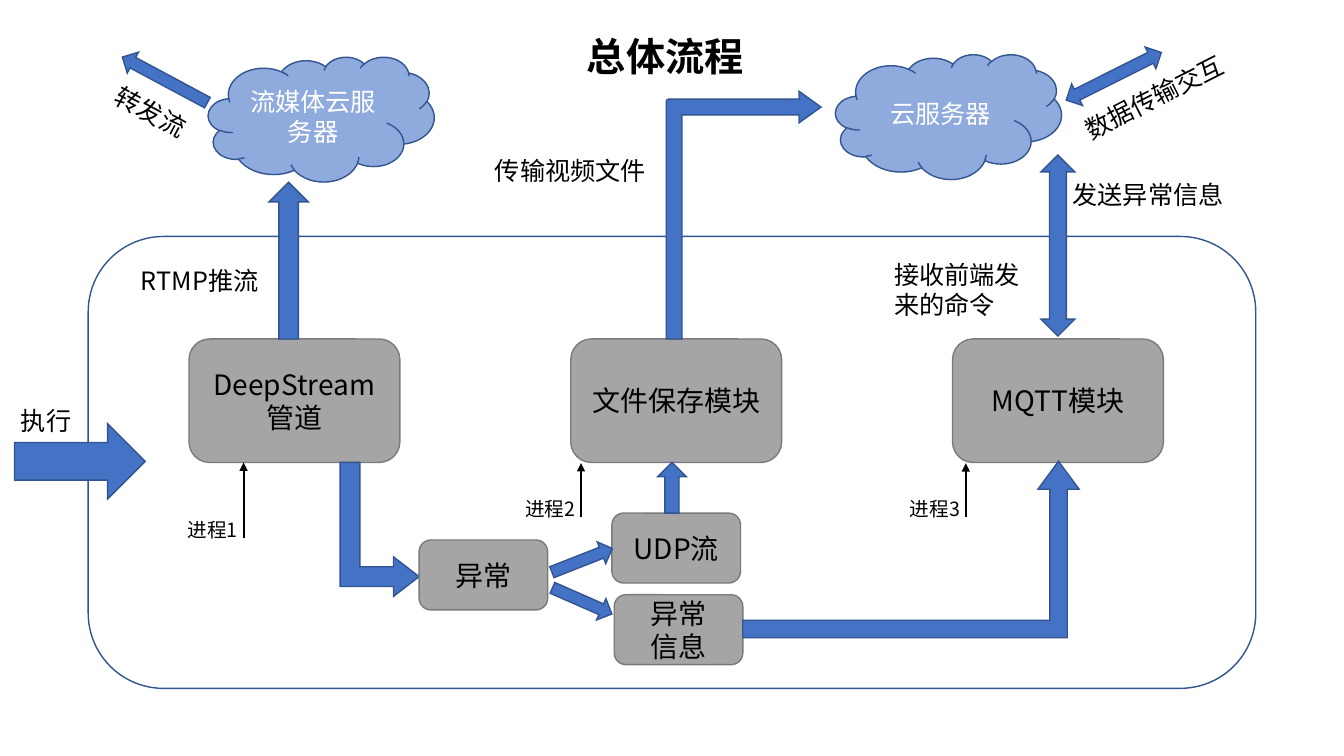
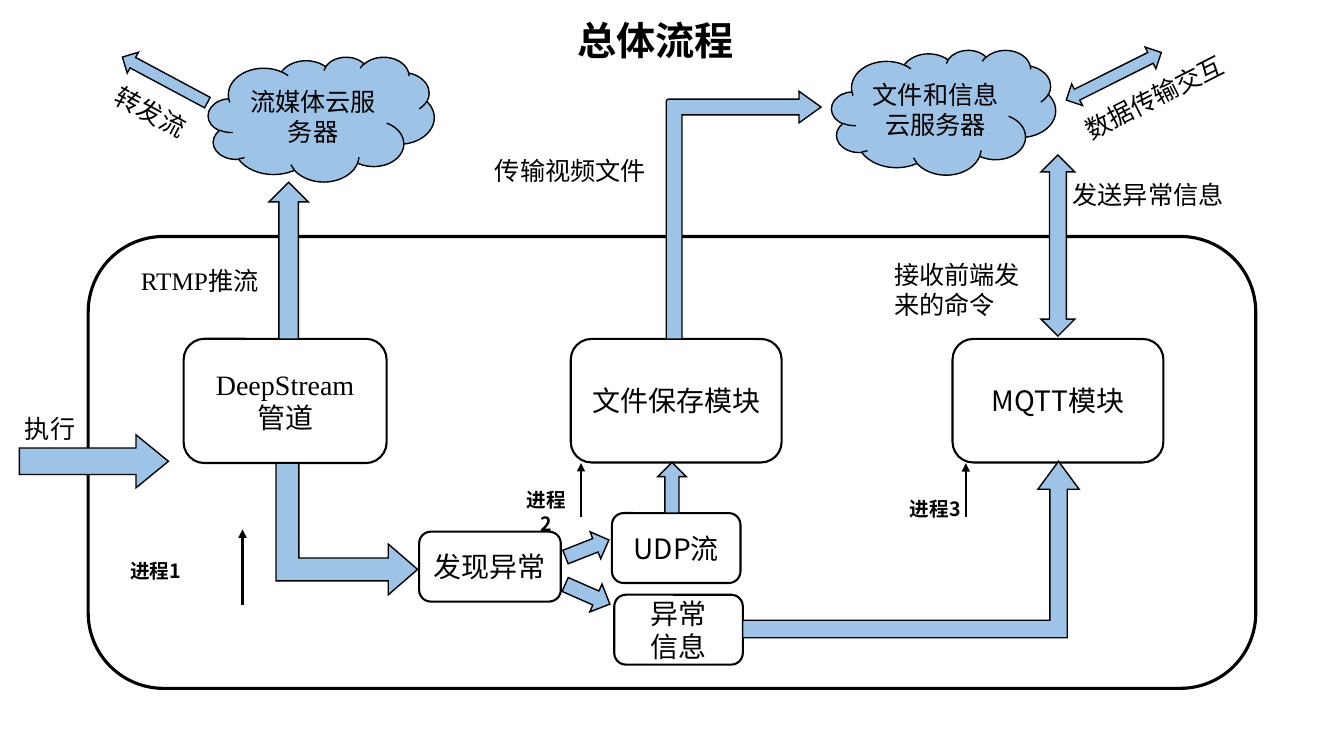
Before and after one commit to yurizzzzz/Nano-DeepsStream, a slide deck: slide 1 of document/项目流程图.pptx. Drawn at 1344x756 pixels with LibreOffice and Linux fonts; fonts in the diff are those of the drawing. Boxes give left, top, right and bottom in pixels: in the first picture for what was removed or moved away, otherwise in the second. Text is boxed around its words. In the diff, an @@ line names an element or a change of style, - is before the commit and + after.

```diff
--- a/document/项目流程图.pptx
+++ b/document/项目流程图.pptx
@@ text "总体流程" moved from (x1=587, y1=37, x2=744, y2=75) to (x1=577, y1=21, x2=734, y2=59) @@
@@ cloud "流媒体云服务器" at (x1=209, y1=56, x2=435, y2=181): text colour #FFFFFF to #000000; fill #8FAADC to #9DC3E6; outline #325491 1 pt to #000000 1 pt @@
@@ cloud "文件和信息云服务器" moved from (x1=836, y1=54, x2=1062, y2=179) to (x1=832, y1=50, x2=1056, y2=175) @@
@@ cloud "文件和信息云服务器" at (x1=832, y1=50, x2=1056, y2=175): fill #8FAADC to #9DC3E6; outline #325491 1 pt to #000000 1 pt @@
@@ text in cloud at (x1=873, y1=82, x2=999, y2=136): text changed; text colour #FFFFFF to #000000 @@
-云服务器
+文件和信息云服务器
@@ rounded rectangle at (x1=89, y1=237, x2=1256, y2=689): outline #325491 1 pt to #000000 2.25 pt @@
@@ text "RTMP推流" at (x1=141, y1=270, x2=259, y2=292): font Noto Sans CJK SC to Times New Roman in "RTMP推流" @@
@@ rounded rectangle "DeepStream" resized from (x1=190, y1=339, x2=400, y2=463) to (x1=184, y1=339, x2=386, y2=463) @@
@@ text in rounded rectangle at (x1=216, y1=376, x2=354, y2=400): font Noto Sans CJK SC to Times New Roman in "DeepStream" @@
@@ text "执行" moved from (x1=21, y1=408, x2=71, y2=432) to (x1=25, y1=416, x2=75, y2=440) @@
@@ text "执行" at (x1=25, y1=416, x2=75, y2=440): alignment left to centre @@
@@ right arrow resized from (x1=14, y1=423, x2=145, y2=499) to (x1=19, y1=435, x2=168, y2=488) @@
@@ right arrow at (x1=19, y1=435, x2=168, y2=488): fill #4472C4 to #9DC3E6; outline #325491 1 pt to #000000 1 pt; proportions changed @@
@@ bent up arrow at (x1=276, y1=463, x2=418, y2=595): fill #4472C4 to #9DC3E6; outline #325491 1 pt to #000000 1 pt; proportions changed @@
@@ bent up arrow resized from (x1=340, y1=462, x2=419, y2=596) to (x1=276, y1=463, x2=418, y2=595) @@
@@ text "进程2" moved from (x1=525, y1=500, x2=575, y2=518) to (x1=526, y1=490, x2=565, y2=533) @@
@@ text "进程2" at (x1=526, y1=490, x2=565, y2=533): bold on; alignment left to centre @@
@@ text "进程3" at (x1=910, y1=499, x2=961, y2=518): bold on @@
@@ arrow moved from (244, 537) - (244, 463) to (243, 605) - (243, 529) @@
@@ fill #A5A5A5 to none; outline #7A7A7A 1 pt to #000000 1.5 pt in 6 elements at (x1=571, y1=339, x2=781, y2=463), (x1=953, y1=339, x2=1164, y2=463), (x1=612, y1=513, x2=740, y2=583), (x1=614, y1=595, x2=742, y2=664), (x1=184, y1=339, x2=386, y2=463), (x1=419, y1=531, x2=562, y2=601) @@
@@ rounded rectangle "发现异常" resized from (x1=419, y1=540, x2=547, y2=610) to (x1=419, y1=531, x2=562, y2=601) @@
@@ fill #4472C4 to #9DC3E6; outline #325491 1 pt to #000000 1 pt in 9 elements at (x1=658, y1=463, x2=687, y2=513), (x1=743, y1=462, x2=1080, y2=638), (x1=666, y1=92, x2=822, y2=340), (x1=1042, y1=155, x2=1075, y2=337), (x1=269, y1=182, x2=309, y2=339), (x1=117, y1=46, x2=214, y2=113), (x1=1061, y1=42, x2=1167, y2=111), (x1=560, y1=570, x2=616, y2=617), (x1=560, y1=527, x2=614, y2=571) @@
@@ right arrow resized from (x1=547, y1=537, x2=616, y2=583) to (x1=560, y1=527, x2=614, y2=571) @@
@@ text "进程1" at (x1=130, y1=561, x2=181, y2=580): bold on; alignment left to centre @@
@@ text "进程1" moved from (x1=188, y1=521, x2=238, y2=539) to (x1=130, y1=561, x2=181, y2=580) @@
@@ text in rounded rectangle at (x1=434, y1=553, x2=546, y2=580): text changed @@
-异常
+发现异常
@@ right arrow resized from (x1=548, y1=578, x2=616, y2=625) to (x1=560, y1=570, x2=616, y2=617) @@
```
Also in this commit, not shown: 3 other slides changed, 1 slide added, 7 other files.
